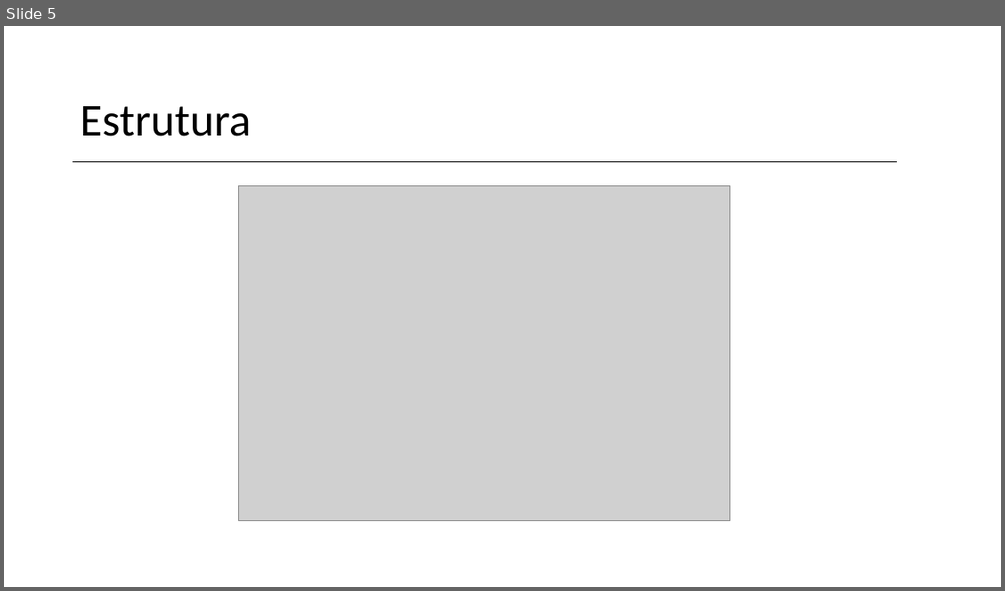
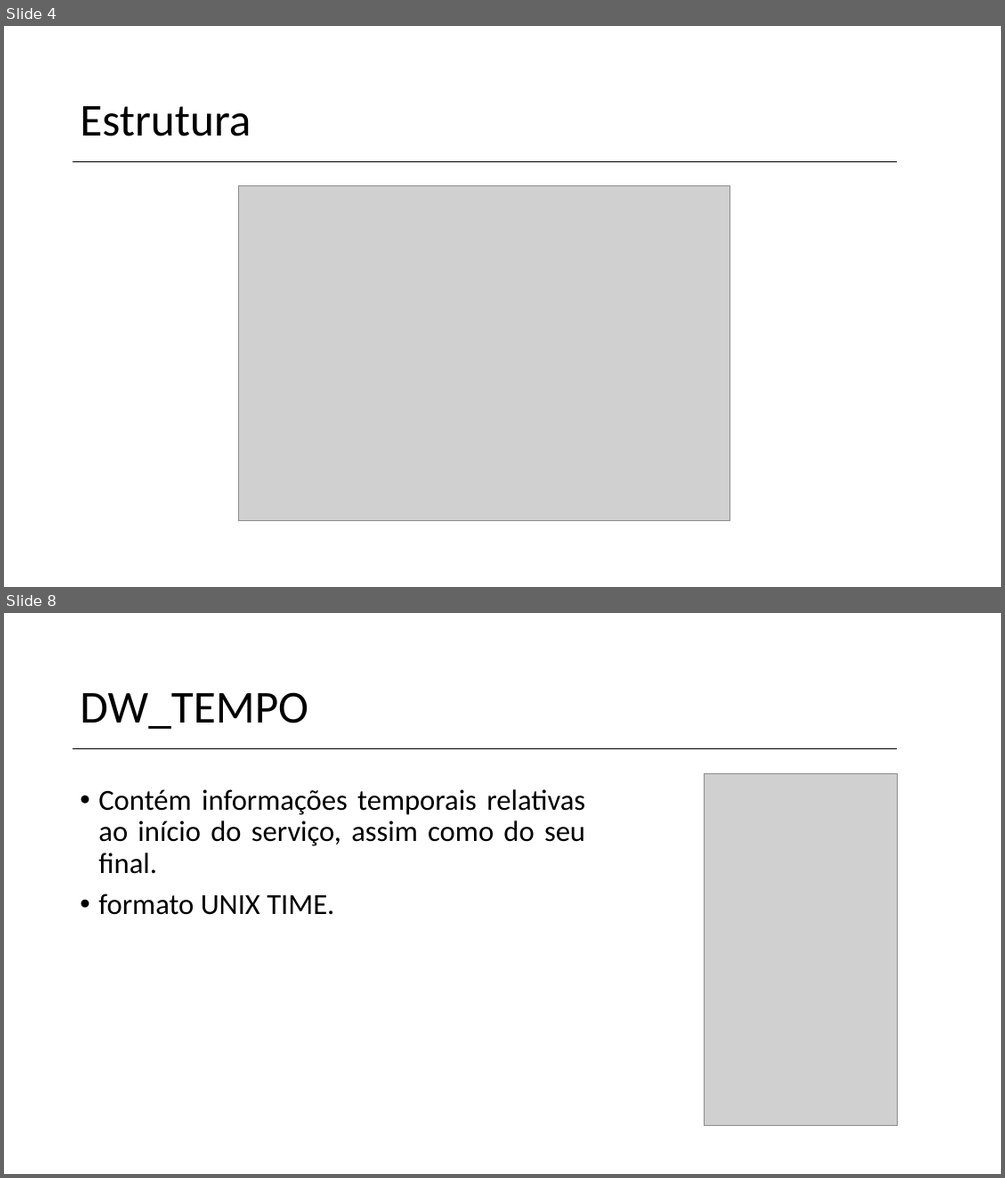
Before and after one commit to vanessa-silva/TABD-datawarehouse, a slide deck: Data-Warehouse.pptx. Shown one above the other, each under a label of ours: slide 5 before the commit, slides 4 and 8 after it; the slides between them are not shown. The pictures are 1005x591 and 1005x1178 pixels, drawn with LibreOffice and Linux fonts; fonts in the diff are those of the drawing; grey boxes stand for pictures; background and template pictures are left out. Boxes give left, top, right and bottom in pixels: in the first picture for what was removed or moved away, otherwise in the second. Text is boxed around its words. In the diff, an @@ line names an element or a change of style, - is before the commit and + after.

```diff
--- a/Data-Warehouse.pptx
+++ b/Data-Warehouse.pptx
@@ slide 8 added at (x1=4, y1=613, x2=1001, y2=1174), background picture (left out) @@
@@ title added at (x1=80, y1=692, x2=308, y2=729), 44 pt, text #000000 @@
+DW_TEMPO
@@ line added from (73, 749) to (897, 749), #000000 1 pt @@
@@ text added at (x1=98, y1=789, x2=585, y2=915), 28 pt, text #000000 @@
+• Contém informações temporais relativas ao início do serviço, assim como do seu final.
+• formato UNIX TIME.
@@ picture added at (x1=704, y1=774, x2=897, y2=1126) @@
@@ what was slide 5 is now slide 4 @@
```
Also in this commit, not shown: 2 slides changed, 16 other slides added, 3 slides removed, 16 other files.
